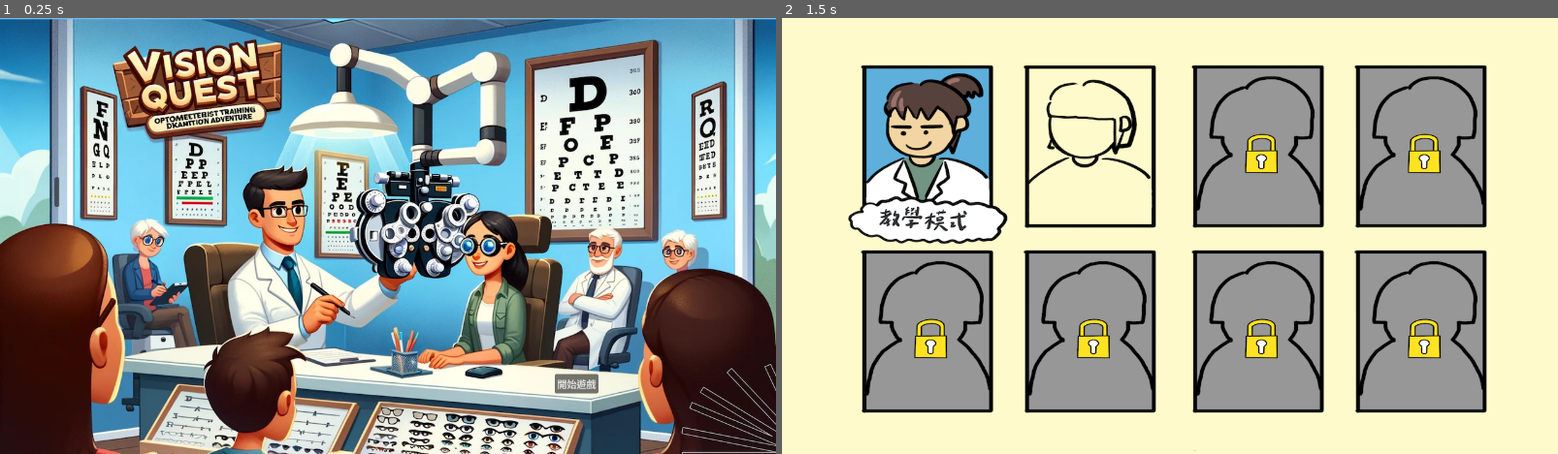
Above: before the commit, frames 1-2 (left to right).
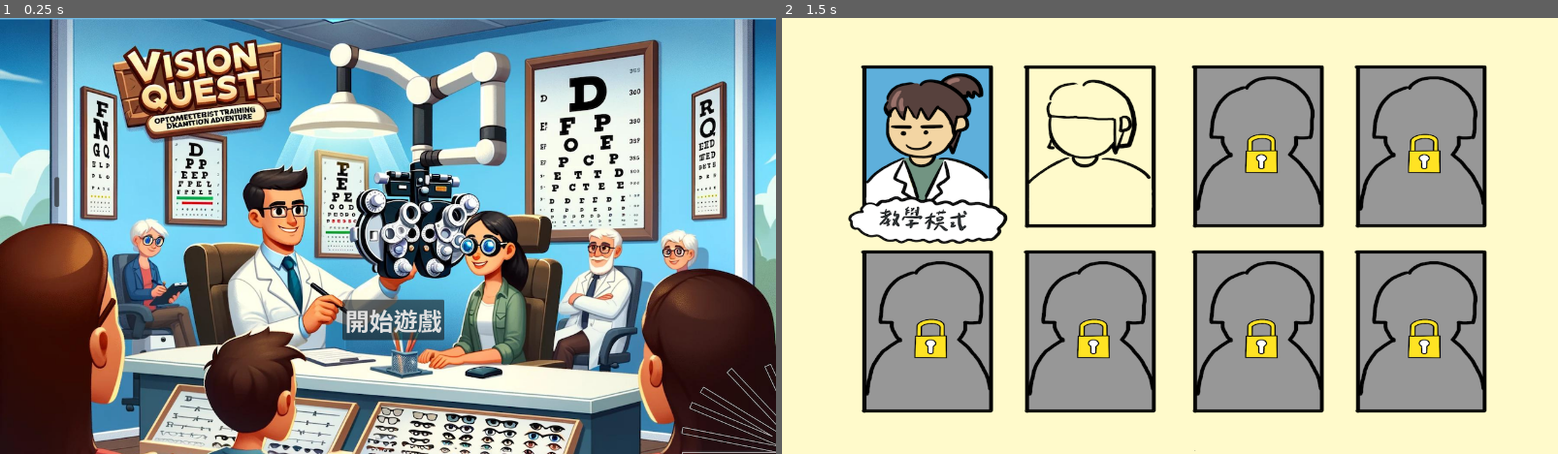
Above: after the commit, the same moments.

Repository: chinluchen/refracorGame
Game: Godot game, scene res://start.tscn
The game is run twice, just before and just after one commit, with the same random seed, the same clock (stepped at 60 frames per second) and the same inputs. Before the commit the project starts from res://intro.tscn. Video files are missing from this copy of the repository; at most half a second of black plays in their place.
Inputs (mouse positions are in pixels of both pictures, inside the frame that each line leads up to):
- Up to frame 1 (0.25 s): no input
- Up to frame 2 (1.5 s): click "開始遊戲" at 0.5 s; tap Enter at 1.25 s; move the mouse to (1340, 214) at 1.27 s; click (1340, 214) at 1.42 s

The runs differ from the first frame. In frame 1, 1.5% of the frame differs, in the area x 44-78%, y 64-87%; in frame 2, nothing differs.

Commit message:
2025.3.15更新

Diff:
--- a/intro.tscn
+++ b/intro.tscn
@@ -1,7 +1,10 @@
-[gd_scene load_steps=3 format=3 uid="uid://b5x850sus4gls"]
+[gd_scene load_steps=5 format=3 uid="uid://b5x850sus4gls"]
 
 [ext_resource type="Script" path="res://intro.gd" id="1_8fpe3"]
 [ext_resource type="Texture2D" uid="uid://txucyr61ejxn" path="res://images/Start.png" id="1_n600r"]
+[ext_resource type="VideoStream" path="res://videos/output.ogv" id="3_3beme"]
+
+[sub_resource type="SystemFont" id="SystemFont_5wt72"]
 
 [node name="intro" type="Control"]
 use_parent_material = true
@@ -11,16 +14,35 @@
 offset_bottom = 720.0
 script = ExtResource("1_8fpe3")
 
+[node name="VideoStreamPlayer" type="VideoStreamPlayer" parent="."]
+layout_mode = 1
+anchors_preset = 8
+anchor_left = 0.5
+anchor_top = 0.5
+anchor_right = 0.5
+anchor_bottom = 0.5
+offset_left = -639.5
+offset_top = -362.5
+offset_right = 639.5
+offset_bottom = 362.5
+grow_horizontal = 2
+grow_vertical = 2
+stream = ExtResource("3_3beme")
+autoplay = true
+expand = true
+
 [node name="background" type="Sprite2D" parent="."]
 texture = ExtResource("1_n600r")
 centered = false
 
 [node name="start" type="Button" parent="."]
 layout_mode = 0
-offset_left = 915.0
-offset_top = 588.0
-offset_right = 987.0
-offset_bottom = 619.0
+offset_left = 565.0
+offset_top = 465.0
+offset_right = 733.0
+offset_bottom = 530.0
+theme_override_fonts/font = SubResource("SystemFont_5wt72")
+theme_override_font_sizes/font_size = 40
 text = "開始遊戲
 "
 
--- a/project.godot
+++ b/project.godot
@@ -11,7 +11,7 @@
 [application]
 
 config/name="refractorGame"
-run/main_scene="res://intro.tscn"
+run/main_scene="res://start.tscn"
 config/features=PackedStringArray("4.3", "GL Compatibility")
 config/icon="res://icon.svg"
 
@@ -28,6 +28,8 @@
 
 [editor]
 
+version_control/plugin_name="GitPlugin"
+version_control/autoload_on_startup=true
 version_control/custom_image="res://images/hand.png"
 
 [rendering]
--- /dev/null
+++ b/start.gd
@@ -0,0 +1,10 @@
+extends Node2D
+
+@onready var video_player = $VideoStreamPlayer
+
+func _ready():
+	video_player.play()  # 自動播放影片
+	video_player.finished.connect(_on_video_finished)  # 影片結束後切換場景
+
+func _on_video_finished():
+	get_tree().change_scene_to_file("res://intro.tscn")  # 影片結束後進入 `intro`
--- /dev/null
+++ b/start.tscn
@@ -0,0 +1,15 @@
+[gd_scene load_steps=3 format=3 uid="uid://3loifrurn7wf"]
+
+[ext_resource type="Script" path="res://start.gd" id="1_6xxwt"]
+[ext_resource type="VideoStream" path="res://videos/output.ogv" id="1_q1b57"]
+
+[node name="start" type="Node2D"]
+script = ExtResource("1_6xxwt")
+
+[node name="VideoStreamPlayer" type="VideoStreamPlayer" parent="."]
+offset_top = 6.0
+offset_right = 1274.0
+offset_bottom = 724.0
+stream = ExtResource("1_q1b57")
+autoplay = true
+expand = true
Not shown, added: addons/godot-git-plugin/plugin.cfg
Not shown, added: export_presets.cfg
Not shown, added: addons/godot-git-plugin/LICENSE
Not shown, added: addons/godot-git-plugin/THIRDPARTY.md
Not shown, added: addons/godot-git-plugin/git_plugin.gdextension
Not shown, added: addons/godot-git-plugin/linux/libgit_plugin.linux.editor.x86_64.so
Not shown, added: addons/godot-git-plugin/macos/libgit_plugin.macos.editor.universal.dylib
Not shown, added: addons/godot-git-plugin/win64/libgit_plugin.windows.editor.x86_64.dll
Not shown, added: addons/godot-git-plugin/win64/libgit_plugin.windows.editor.x86_64.exp
Not shown, added: addons/godot-git-plugin/win64/libgit_plugin.windows.editor.x86_64.lib
Not shown, added: videos/.DS_Store
Not shown, added: videos/output.ogv
